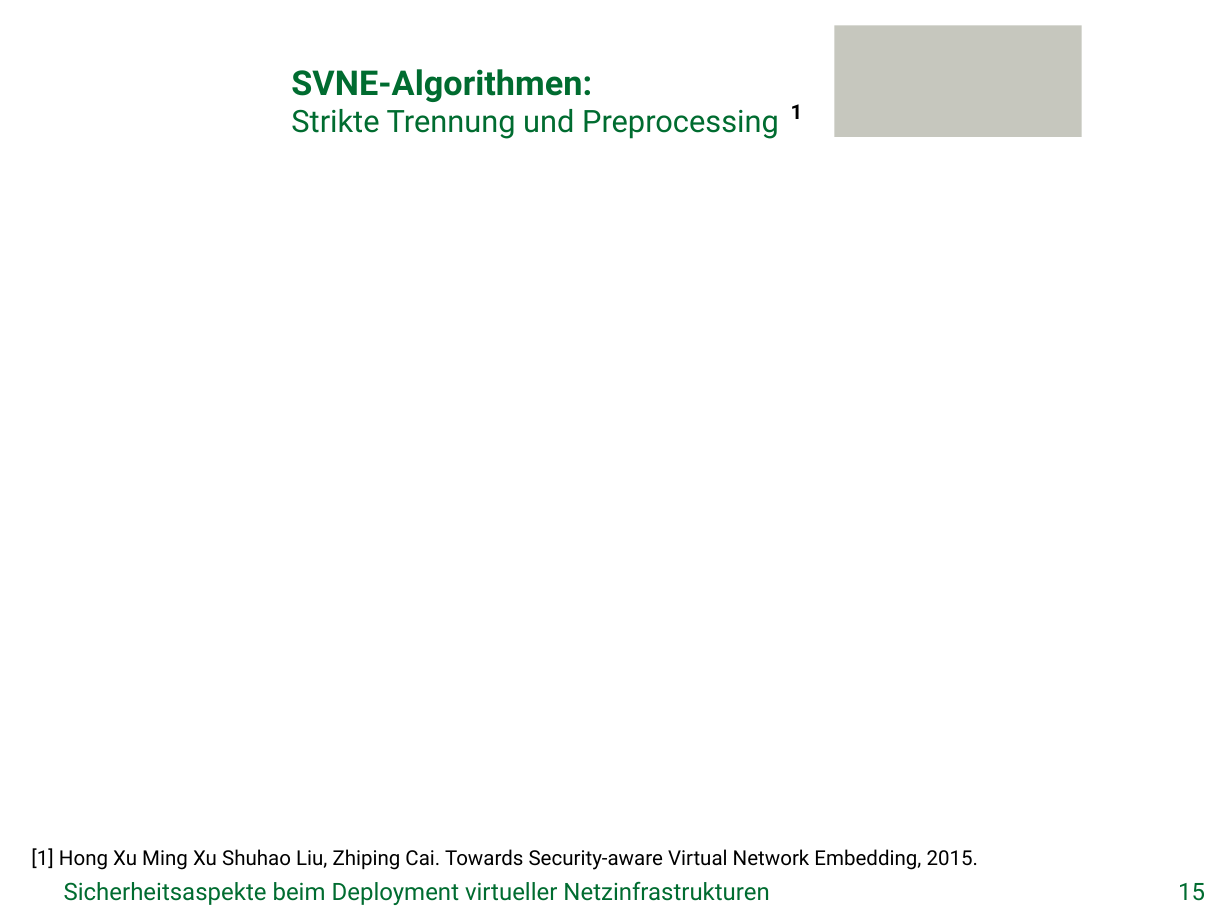
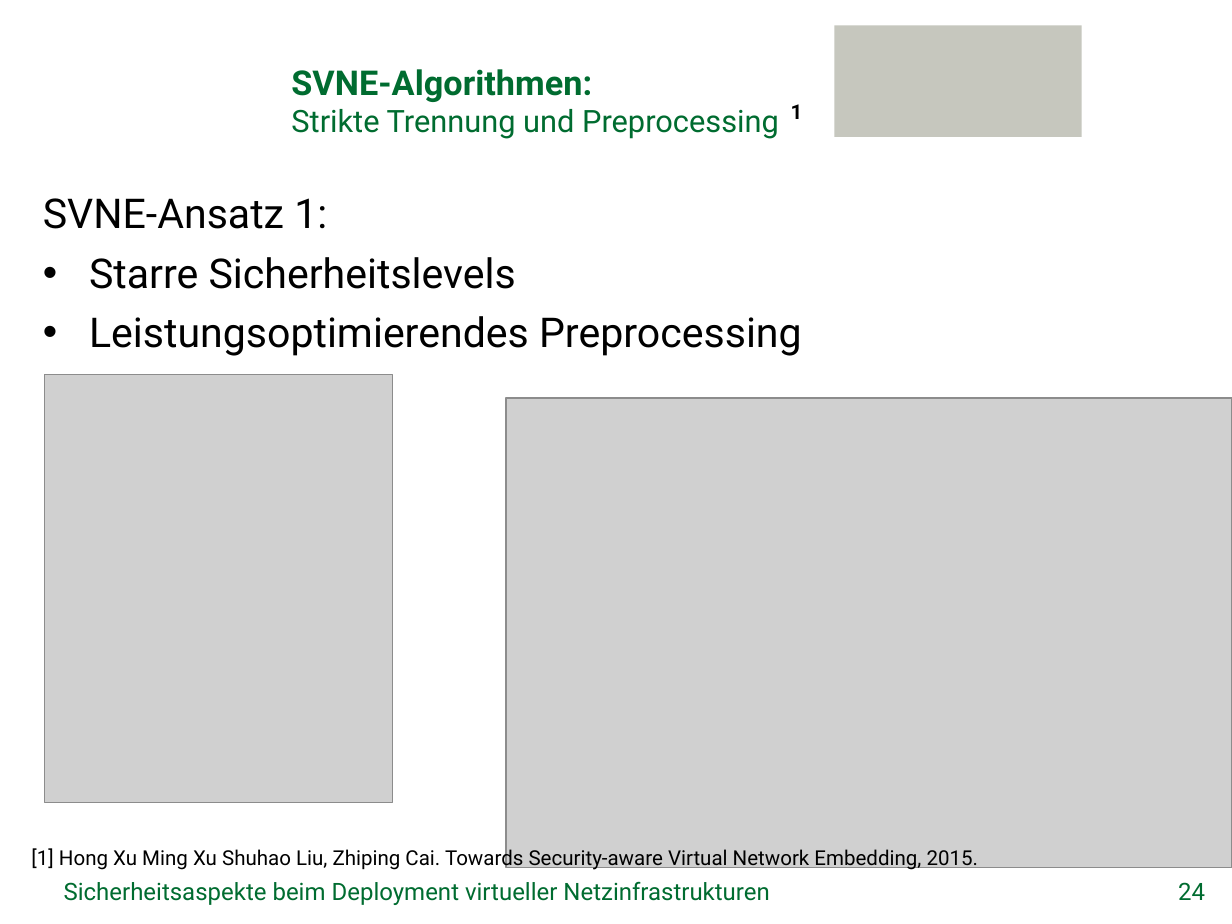
Before and after one commit to GeGroe/timvs, a slide deck: slide 24 of Referat/PowerPoint/TimvS_SVNE.pptx (slide 15 before the commit). Drawn at 1232x924 pixels with LibreOffice and Linux fonts; fonts in the diff are those of the drawing; grey boxes stand for pictures; background and template pictures are left out. Boxes give left, top, right and bottom in pixels: in the first picture for what was removed or moved away, otherwise in the second. Text is boxed around its words. In the diff, an @@ line names an element or a change of style, - is before the commit and + after.

```diff
--- a/Referat/PowerPoint/TimvS_SVNE.pptx
+++ b/Referat/PowerPoint/TimvS_SVNE.pptx
@@ text added at [43,198,802,356], 24 pt, text #000000 @@
+SVNE-Ansatz 1:
+• Starre Sicherheitslevels
+• Leistungsoptimierendes Preprocessing
@@ picture added at [44,375,393,802] @@
@@ picture added at [506,398,1232,867] @@
@@ page number at [1178,882,1205,900]: text changed @@
-15
+24
```
Also in this commit, not shown: 2 other slides changed, 13 slides added, 1 other file.
